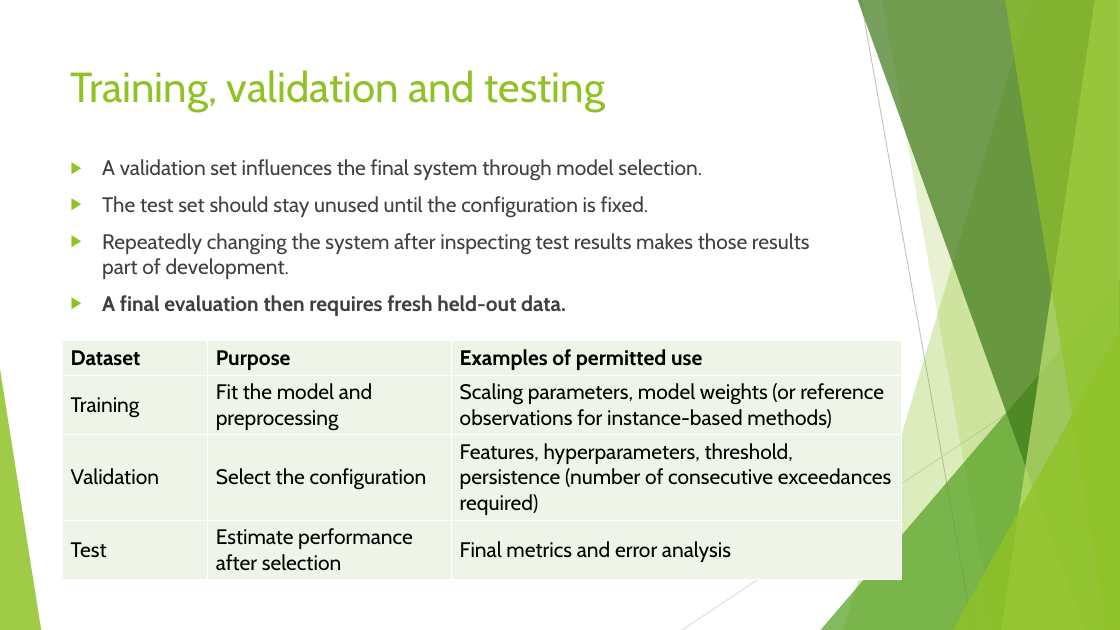
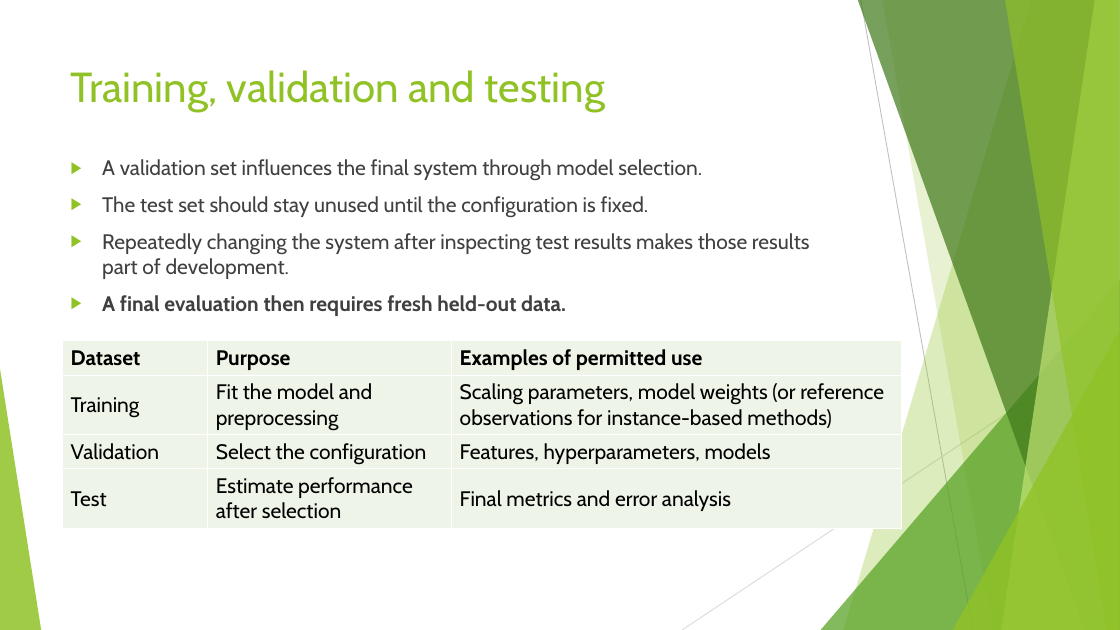
Before and after one commit to FranzGH/timeseries, a slide deck: slide 134 of Slides/02 Training, Validation, Test Split and Data Leakage.pptx. Drawn at 1120x630 pixels with LibreOffice and Linux fonts; fonts in the diff are those of the drawing. Boxes give left, top, right and bottom in pixels: in the first picture for what was removed or moved away, otherwise in the second. Text is boxed around its words. In the diff, an @@ line names an element or a change of style, - is before the commit and + after.

```diff
--- a/Slides/02 Training, Validation, Test Split and Data Leakage.pptx
+++ b/Slides/02 Training, Validation, Test Split and Data Leakage.pptx
@@ table at (62, 341, 902, 551) @@
-row 3, column 3: Features, hyperparameters, threshold, persistence (number of consecutive exceedances required)
+row 3, column 3: Features, hyperparameters, models
```
Also in this commit, not shown: 1 other slide changed, 2 slides added, 7 other files.
